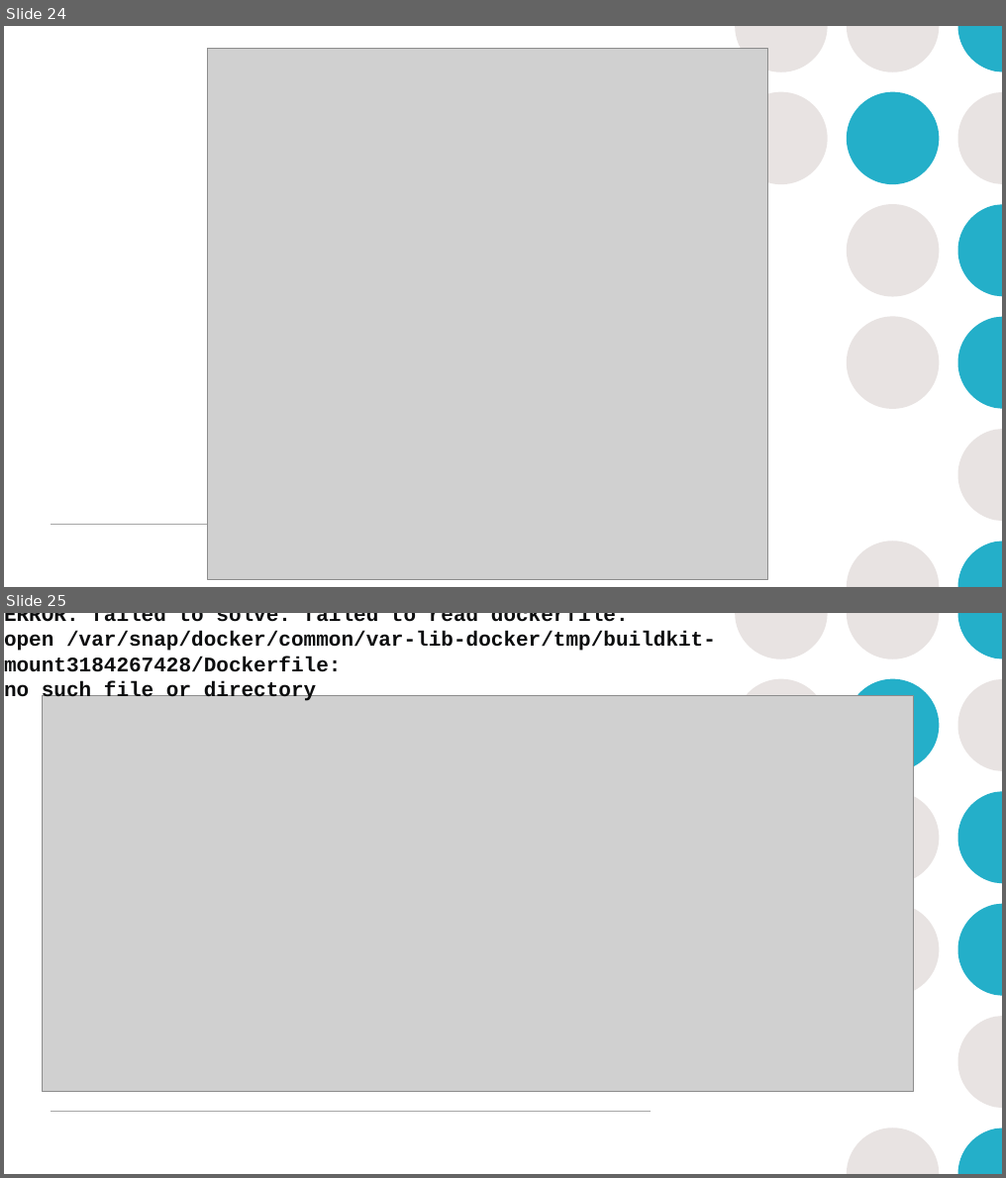
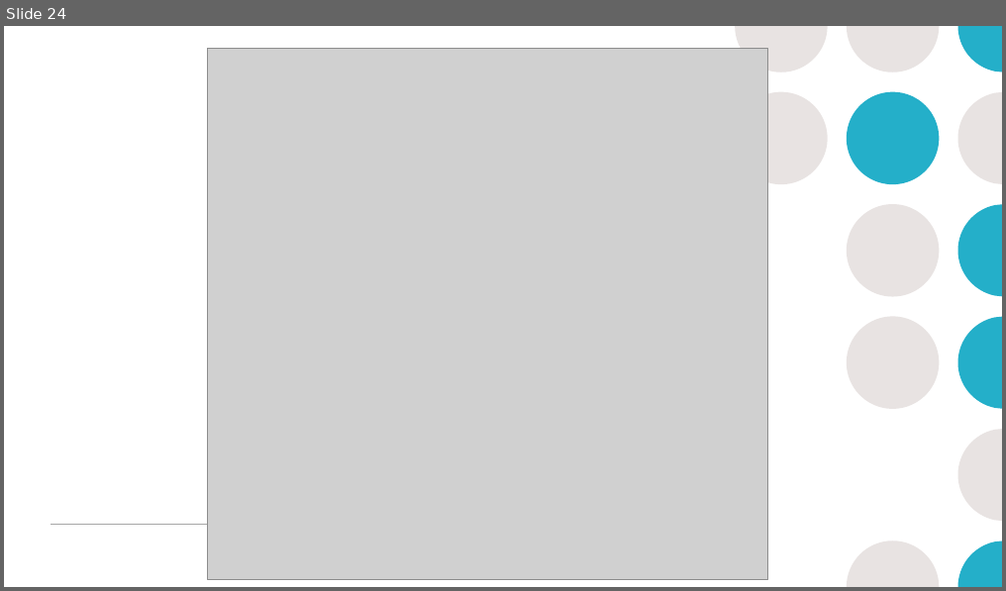
Before and after one commit to mrobbeloth/Lectures, a slide deck: Minecraft/Learning DevOps Through Minecraft.pptx. Shown one above the other, each under a label of ours: slides 24 and 25 before the commit, slide 24 after it. The pictures are 1006x1178 and 1006x591 pixels, drawn with LibreOffice and Linux fonts; fonts in the diff are those of the drawing; grey boxes stand for pictures. Boxes give left, top, right and bottom in pixels: in the first picture for what was removed or moved away, otherwise in the second. Text is boxed around its words. In the diff, an @@ line names an element or a change of style, - is before the commit and + after.

```diff
--- a/Minecraft/Learning DevOps Through Minecraft.pptx
+++ b/Minecraft/Learning DevOps Through Minecraft.pptx
@@ slide 25 removed at (x1=4, y1=613, x2=1002, y2=1174), background #FFFFFF; not listed: 14 template elements that a slide beside it also shows @@
@@ text removed at (x1=4, y1=613, x2=716, y2=703) @@
-ERROR: failed to solve: failed to read dockerfile:
-open /var/snap/docker/common/var-lib-docker/tmp/buildkit-mount3184267428/Dockerfile:
-no such file or directory
@@ picture removed at (x1=43, y1=695, x2=914, y2=1092) @@
```
Also in this commit, not shown: 2 slides changed, 2 slides added.
